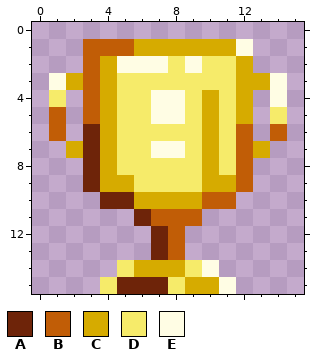
A pixel-art sprite gets an edit: images/icon/achievements.png. The picture above was drawn from the file before the commit.
The file is 16x16 pixels.
Palette (. is transparent): A #6e2409  B #c15d06  C #d6ab00  D #f6eb6a  E #fffde4
Pixels before, first column x 1:
 1 ..BBBCCCCCCE..
 2 ..BCEEEDEDDC..
 3 ECBCDDDDDDDCCE
 4 D.BCDDEEDCDC.E
 5 B.BCDDEEDCDC.D
 6 B.ACDDDDDCDB.B
 7 .CACDDEEDCDBC.
 8 ..ACDDDDDCDB..
 9 ..ACCDDDDCCB..
10 ...AACCCCBB...
11 .....ABBB.....
12 ......AB......
13 ......AB......
14 ....DCCCDE....
15 ...DAAADCCE...
The result:
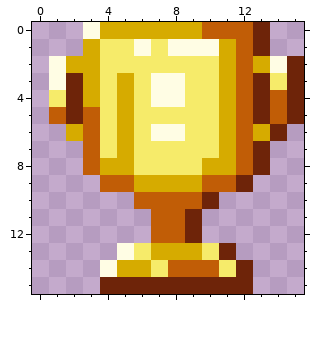
Message: Доработана иконка достижений, добавлена глубина и тени
Difference:
Changed rows in their new state; - is an unchanged pixel.
first column x 1:
 0 --ECCCCCCBBBA--
 1 --CDDEDEEE-BA--
 2 ECCDDDD-D-CBCEA
 3 -ACDC-EE--CBADA
 4 -ACDC----DCBABA
 5 -A-DC-DD-DCBABA
 6 .CBDC-EE-DC-CA-
 7 -.BDC-DD-DC-A--
 8 --B-C-----C-A--
 9 --.BBCCCCBBA---
10 ---..BBBBA.----
11 -----.--A------
12 ------B-A------
13 ----EDCCCDA----
14 ---EC-DBBBDA---
15 ---A---AAAAA---
Boxes around the changes in both pictures, in picture pixels (x1, y1, x2, y2):
changed: (49, 22, 304, 294)
